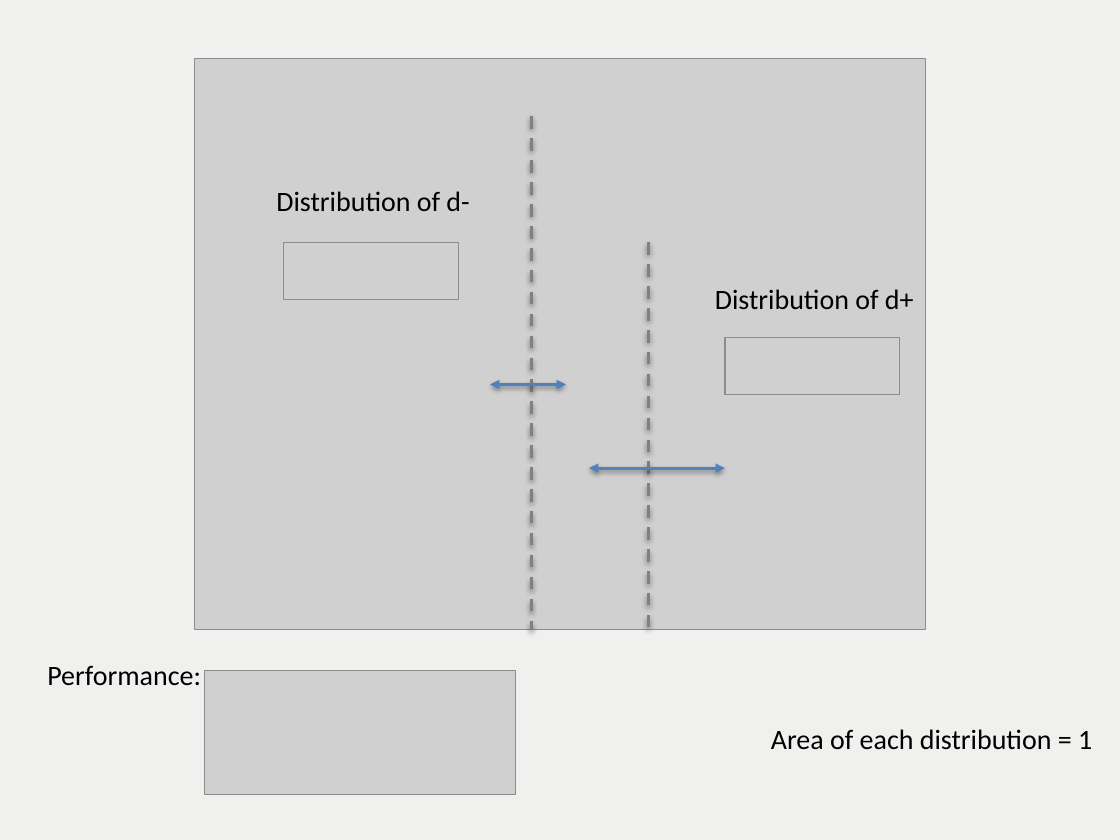
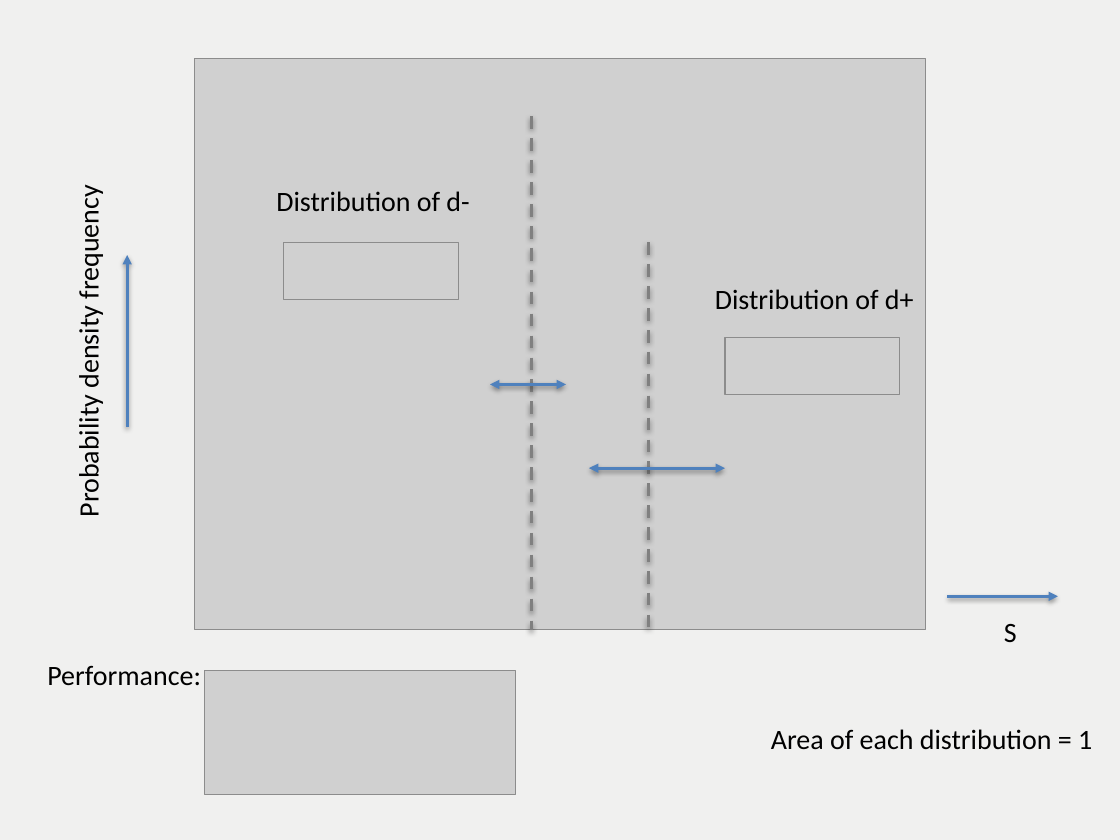
Before and after one commit to domingomery/patrones, a slide deck: slide 5 of clases/Cap05_Evaluacion/presentations/PAT05_Genuine_Impostor.pptx. Drawn at 1120x840 pixels with LibreOffice and Linux fonts; fonts in the diff are those of the drawing; grey boxes stand for pictures. Boxes give left, top, right and bottom in pixels: in the first picture for what was removed or moved away, otherwise in the second. Text is boxed around its words. In the diff, an @@ line names an element or a change of style, - is before the commit and + after.

```diff
--- a/clases/Cap05_Evaluacion/presentations/PAT05_Genuine_Impostor.pptx
+++ b/clases/Cap05_Evaluacion/presentations/PAT05_Genuine_Impostor.pptx
@@ text added at (x1=72, y1=196, x2=106, y2=514), 18 pt, text #000000 @@
+Probability density frequency
@@ arrow added from (128, 427) to (128, 255), #4F81BD 2 pt @@
@@ arrow added from (948, 596) to (1058, 596), #4F81BD 2 pt @@
@@ text added at (x1=1004, y1=624, x2=1017, y2=642), 18 pt, text #000000 @@
+S
```
Also in this commit, not shown: 1 slide added.
